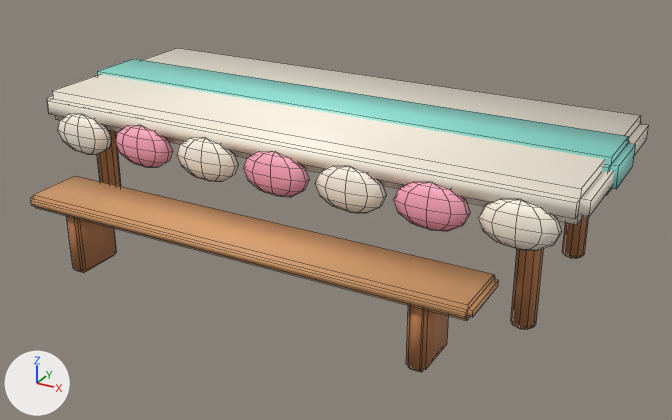
Two versions of the FBX model CarrinhoSorvete_NovoProjeto/Assets/GirlPower/Orla3D/Models/PavilionFestivalTable.fbx, one commit apart.
The view is the same before and after, from a 50 mm lens placed at (2.52, -4.56, 2.46), pointed at (0.05, -0.08, 0.22). The lights are fixed; the arrows at lower left show +X, +Y and +Z. The older version comes first. Mesh edges are drawn as thin lines. Where no turn or scale is listed for an object, it has been applied to the vertices.

Objects in the first picture: 'PavilionFestivalTable'.
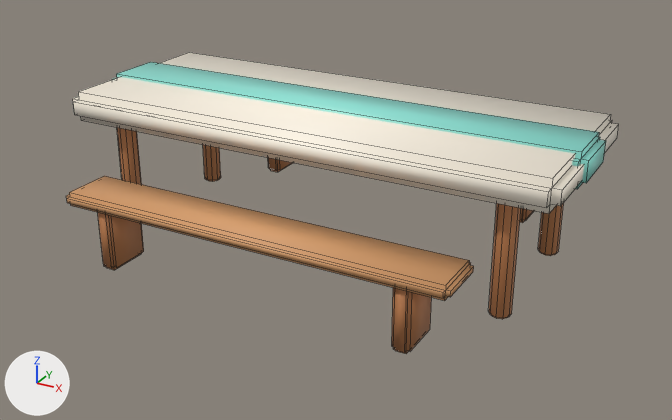
Pixel boxes [x1, y1, x2, y2] of what changed, in the pictures (672 x 420 px; the box of a moved part takes in the faces that stretch with it):
'PavilionFestivalTable', reshaped (11% narrower, 7% shorter)
    before: [31, 48, 649, 372]
    after: [66, 52, 619, 354]
part 1 of me_pavilionfestivaltable_mesh, moved or reshaped
    before: [47, 48, 649, 225]
    after: [73, 52, 619, 214]
part 2 of me_pavilionfestivaltable_mesh, moved or reshaped
    before: [93, 59, 635, 195]
    after: [112, 62, 606, 189]
part 3 of me_pavilionfestivaltable_mesh, moved or reshaped
    before: [31, 176, 499, 321]
    after: [66, 176, 474, 301]
part 4 of me_pavilionfestivaltable_mesh, moved or reshaped
    before: [66, 216, 117, 273]
    after: [98, 212, 144, 270]
part 5 of me_pavilionfestivaltable_mesh, moved or reshaped
    before: [406, 305, 449, 372]
    after: [392, 288, 431, 354]
part 6 of me_pavilionfestivaltable_mesh, moved or reshaped (not visible before)
    after: [268, 158, 293, 172]
part 7 of me_pavilionfestivaltable_mesh, moved or reshaped (not visible before)
    after: [520, 208, 534, 223]
part 8 of me_pavilionfestivaltable_mesh, added (orange)
    after: [117, 128, 142, 184]
part 9 of me_pavilionfestivaltable_mesh, added (orange)
    after: [203, 145, 221, 182]
part 10 of me_pavilionfestivaltable_mesh, added (orange)
    after: [489, 203, 521, 319]
part 11 of me_pavilionfestivaltable_mesh, added (orange)
    after: [538, 203, 564, 256]
part 12 of me_pavilionfestivaltable_mesh, deleted
    before: [58, 114, 589, 330]

The change, as a list of edits to the scene's bpy script:
```text
Change me_pavilionfestivaltable_mesh:
    used by ob_pavilionfestivaltable; location = (0.0, 0.0, 0.0)
    remove me_pavilionfestivaltable_mesh.from_pydata(...)  # 892 vertices, 898 faces; spans x -1.68..1.68, y -1.17..1.17, z 0.0..0.88
    add me_pavilionfestivaltable_mesh.from_pydata(...)  # 812 vertices, 818 faces; spans x -1.53..1.53, y -1.05..1.05, z 0.0..0.88
    me_pavilionfestivaltable_mesh part 1: the loose piece of 32 vertices spanning x -1.66..1.66, y -0.66..0.66, z 0.68..0.86 is scaled about its middle by (0.908, 0.904, 1)
    me_pavilionfestivaltable_mesh part 2: the loose piece of 32 vertices spanning x -1.68..1.68, y -0.22..0.22, z 0.67..0.88 is scaled about its middle by (0.909, 0.948, 1)
    me_pavilionfestivaltable_mesh part 3: the loose piece of 32 vertices spanning x -1.33..1.33, y -1.17..-0.79, z 0.36..0.44 is scaled about its middle by (0.881, 0.884, 1), then moved by (0.0, 0.1, 0.0)
    me_pavilionfestivaltable_mesh part 4: the loose piece of 32 vertices spanning x -1.1..-1.0, y -1.13..-0.83, z 0.0..0.4 is moved by (0.13, 0.1, 0.0)
    me_pavilionfestivaltable_mesh part 5: the loose piece of 32 vertices spanning x 1.0..1.1, y -1.13..-0.83, z 0.0..0.4 is moved by (-0.13, 0.1, 0.0)
    me_pavilionfestivaltable_mesh part 6: the loose piece of 32 vertices spanning x -1.1..-1.0, y 0.83..1.13, z 0.0..0.4 is moved by (0.13, -0.1, 0.0)
    me_pavilionfestivaltable_mesh part 7: the loose piece of 32 vertices spanning x 1.0..1.1, y 0.83..1.13, z 0.0..0.4 is moved by (-0.13, -0.1, 0.0)
    me_pavilionfestivaltable_mesh part 8: a new loose piece of 40 vertices spanning x -1.28..-1.16, y -0.48..-0.36, z 0.0..0.76, in mat_ac_woodwarm (orange #b97a4b)
    me_pavilionfestivaltable_mesh part 9: a new loose piece of 40 vertices spanning x -1.28..-1.16, y 0.36..0.48, z 0.0..0.76, in mat_ac_woodwarm (orange #b97a4b)
    me_pavilionfestivaltable_mesh part 10: a new loose piece of 40 vertices spanning x 1.16..1.28, y -0.48..-0.36, z 0.0..0.76, in mat_ac_woodwarm (orange #b97a4b)
    me_pavilionfestivaltable_mesh part 11: a new loose piece of 40 vertices spanning x 1.16..1.28, y 0.36..0.48, z 0.0..0.76, in mat_ac_woodwarm (orange #b97a4b)
    me_pavilionfestivaltable_mesh part 12: 11 loose pieces with 604 vertices, spanning x -1.55..1.55, y -0.71..0.53, z 0.0..0.77, are deleted
    other edits to the shape of me_pavilionfestivaltable_mesh do not show in these pictures
```
